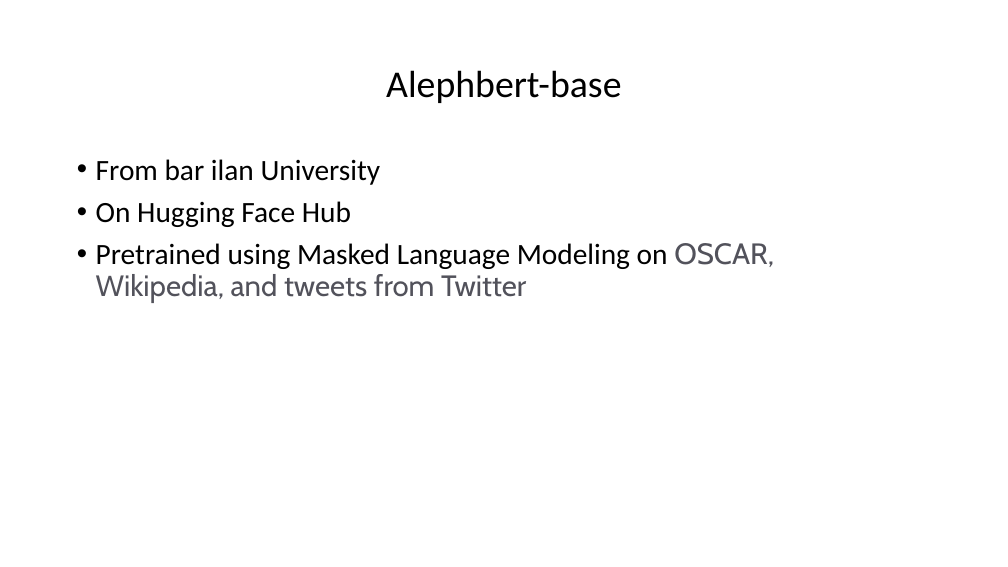
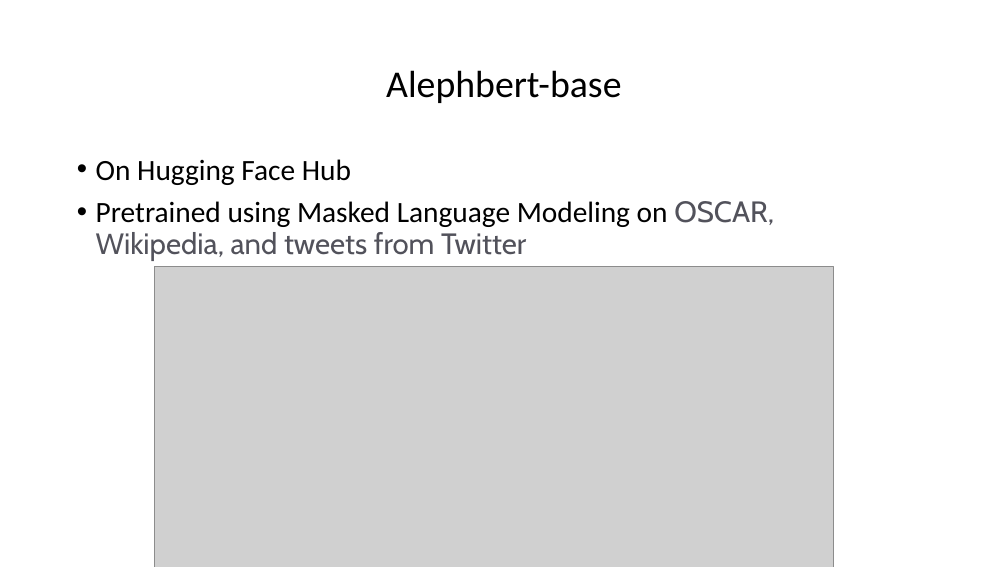
Before and after one commit to Lsnow987/document-embeddings, a slide deck: slide 6 of presentation.pptx. Drawn at 1008x567 pixels with LibreOffice and Linux fonts; fonts in the diff are those of the drawing; grey boxes stand for pictures. Boxes give left, top, right and bottom in pixels: in the first picture for what was removed or moved away, otherwise in the second. Text is boxed around its words. In the diff, an @@ line names an element or a change of style, - is before the commit and + after.

Commit message:
updated presentation

```diff
--- a/presentation.pptx
+++ b/presentation.pptx
@@ text at [96,159,381,185]: paragraph removed @@
-• From bar ilan University
@@ picture added at [155,266,833,567] @@
```
Also in this commit, not shown: 9 other slides changed, 1 slide added.
